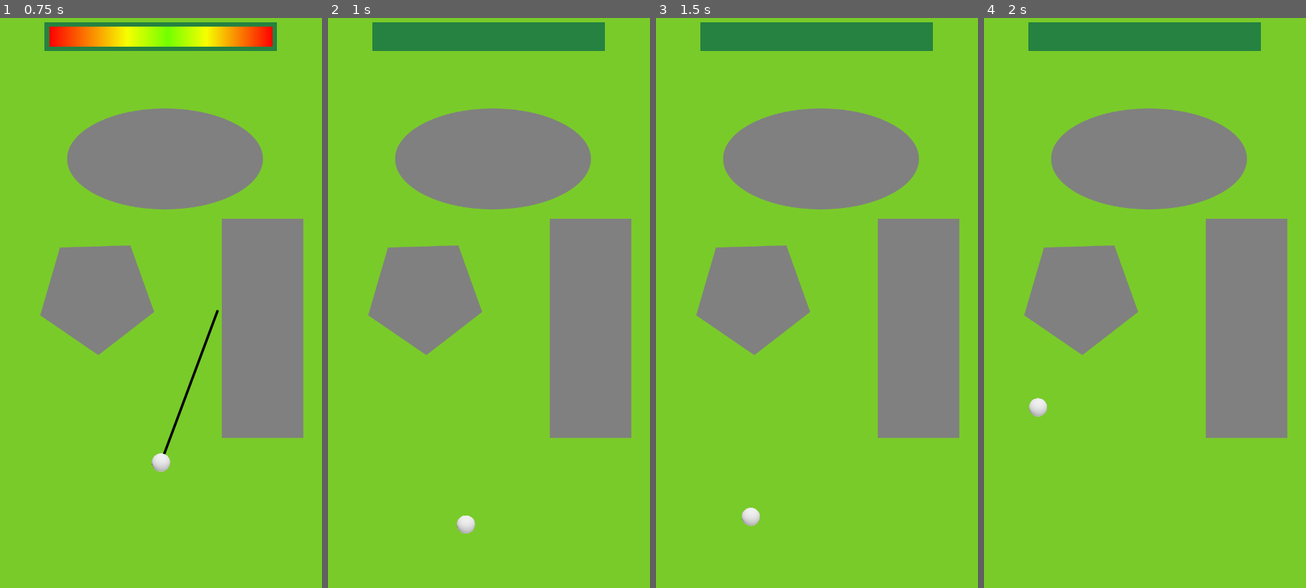
Above: before the commit, frames 1-4 (left to right).
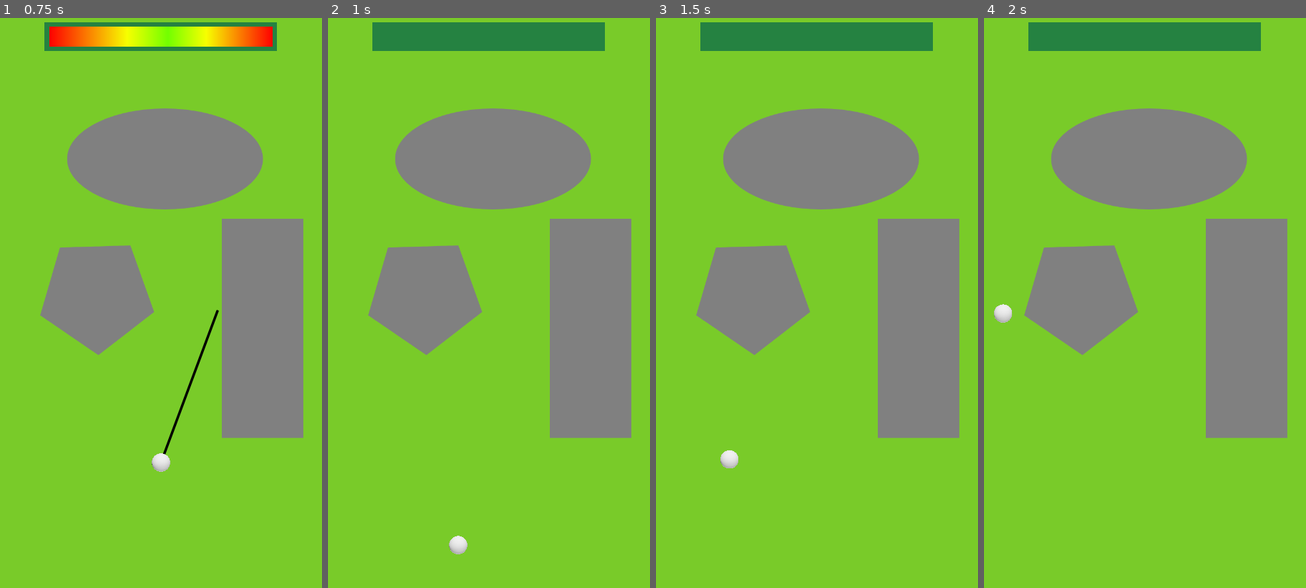
Above: after the commit, the same moments.

Repository: 2022M1T1-Inteli/Divercity
Game: Godot game, scene res://scenes/MiniGames/Golf/Golf.tscn
Two runs of this game, one before a commit and one after it. Both use one fixed random seed, a clock stepped at 60 frames per second and the inputs below. This scene is started directly instead of the project's main scene.
Inputs (mouse positions are in pixels of both pictures, inside the frame that each line leads up to):
- Up to frame 1 (0.75 s): tap Enter at 0.5 s; move the mouse to (231, 274) at 0.52 s; click (231, 274) at 0.67 s
- Up to frame 2 (1 s): no input
- Up to frame 3 (1.5 s): move the mouse to (752, 331) at 1.27 s; click (752, 331) at 1.42 s
- Up to frame 4 (2 s): no input

Frame 1 is identical in both runs. In frame 2, 0.3% of the frame differs, in the area x 37-46%, y 87-95%; in frame 3, 0.3%; in frame 4, 0.3%.

Commit message:
Change proportional range for hold and drop ball impulse

Diff:
--- a/src/InBev/scenes/MiniGames/Golf/Golf.tscn
+++ b/src/InBev/scenes/MiniGames/Golf/Golf.tscn
@@ -18,6 +18,7 @@
 
 [node name="GolfBall" parent="." instance=ExtResource( 1 )]
 position = Vector2( 360, 1000 )
+max_speed = 800
 
 [node name="Indicator" type="CenterContainer" parent="."]
 margin_right = 720.0
--- a/src/InBev/sources/minigames/Ball.gd
+++ b/src/InBev/sources/minigames/Ball.gd
@@ -1,8 +1,8 @@
 extends KinematicBody2D
 
-export var deceleration = 75
+export var deceleration = 100
 export var max_speed = 600
-export var line_multiplier = 2.75
+export var max_reach = 250
 
 var is_holding = false
 var start_position = Vector2.ZERO
@@ -12,8 +12,8 @@
 var speed = 0
 
 func calculate_speed(distance):
-	distance = distance * line_multiplier
-	distance = clamp(distance, 0, max_speed)
+	distance = clamp(distance, 0, max_reach)
+	distance = range_lerp(distance, 0, max_reach, 0, max_speed)
 	return distance
 
 func _input(event):
